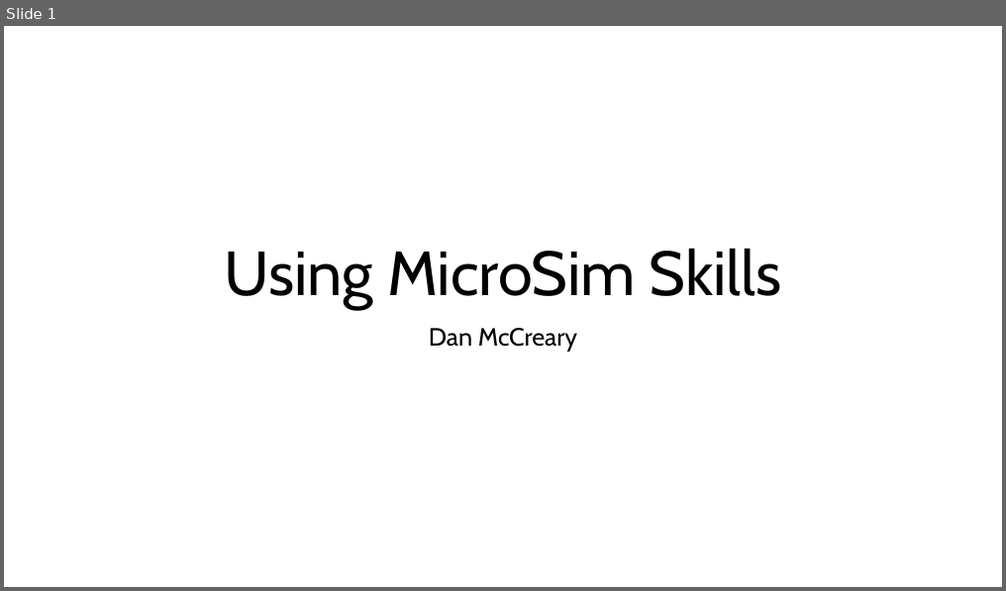
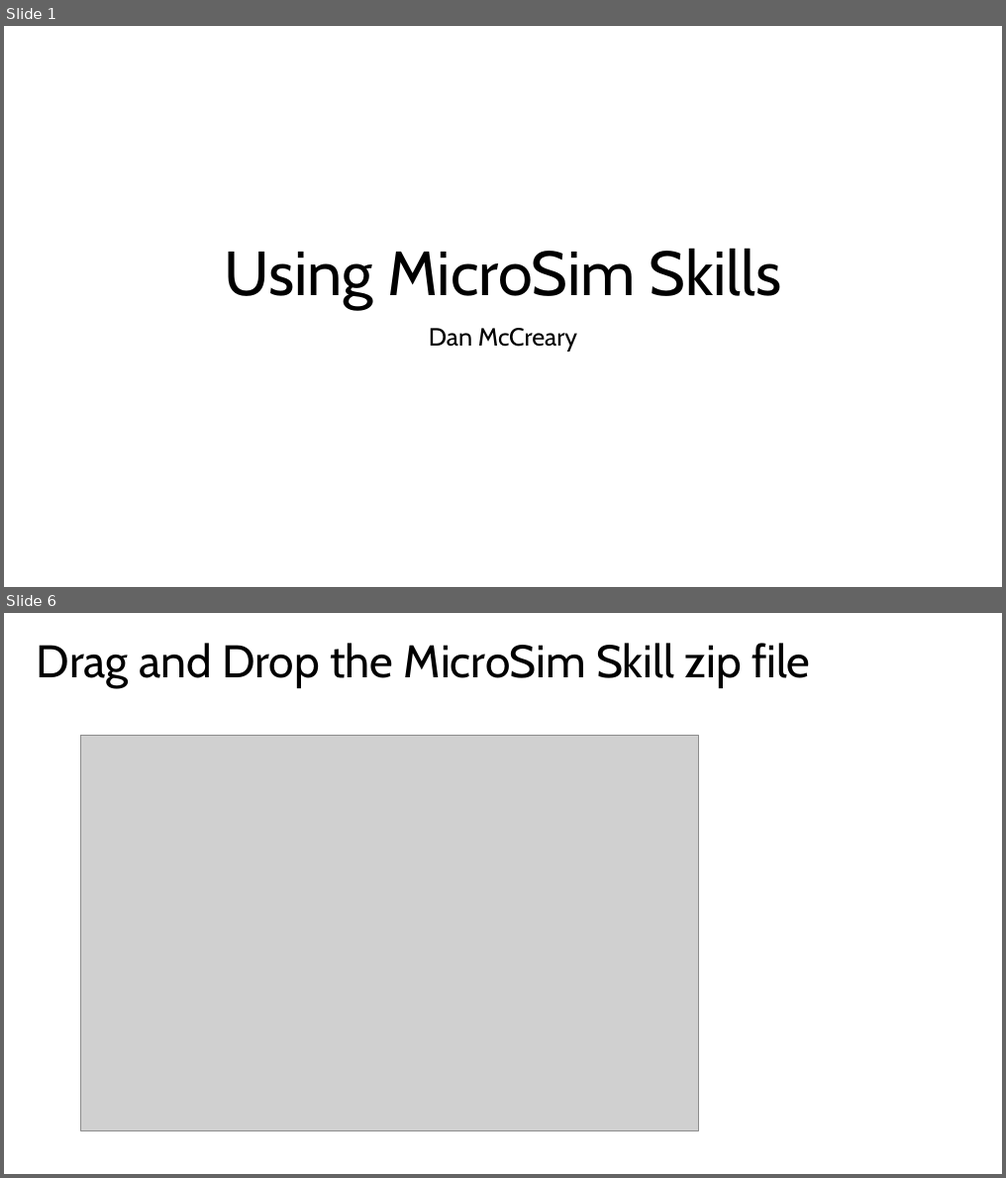
Before and after one commit to dmccreary/microsims, a slide deck: slides/Using-Claude-Skill-to-Generate-MicroSims.pptx. Shown one above the other, each under a label of ours: slide 1 before the commit, slides 1 and 6 after it; the slides between them are not shown. The pictures are 1006x591 and 1006x1178 pixels, drawn with LibreOffice and Linux fonts; fonts in the diff are those of the drawing; grey boxes stand for pictures. Boxes give left, top, right and bottom in pixels: in the first picture for what was removed or moved away, otherwise in the second. Text is boxed around its words. In the diff, an @@ line names an element or a change of style, - is before the commit and + after.

```diff
--- a/slides/Using-Claude-Skill-to-Generate-MicroSims.pptx
+++ b/slides/Using-Claude-Skill-to-Generate-MicroSims.pptx
@@ slide 6 added at [4,613,1002,1174], background #FFFFFF @@
@@ title added at [37,643,810,688], 44 pt, text #000000 @@
+Drag and Drop the MicroSim Skill zip file
@@ picture added at [80,736,698,1131] @@
```
Also in this commit, not shown: 1 slide changed, 4 other slides added, 5 other files.
